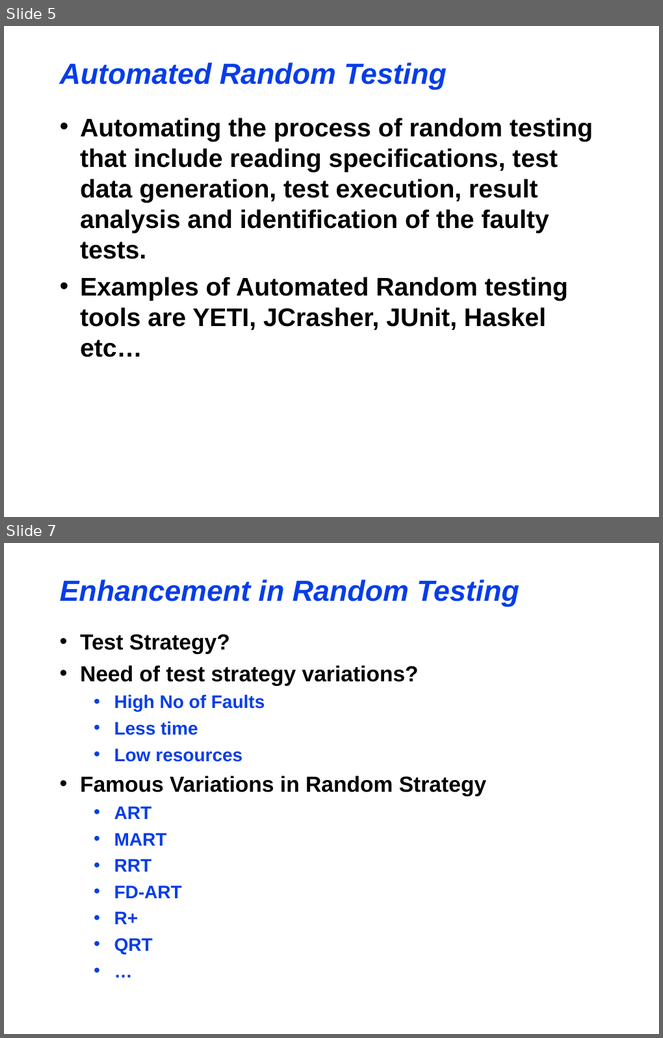
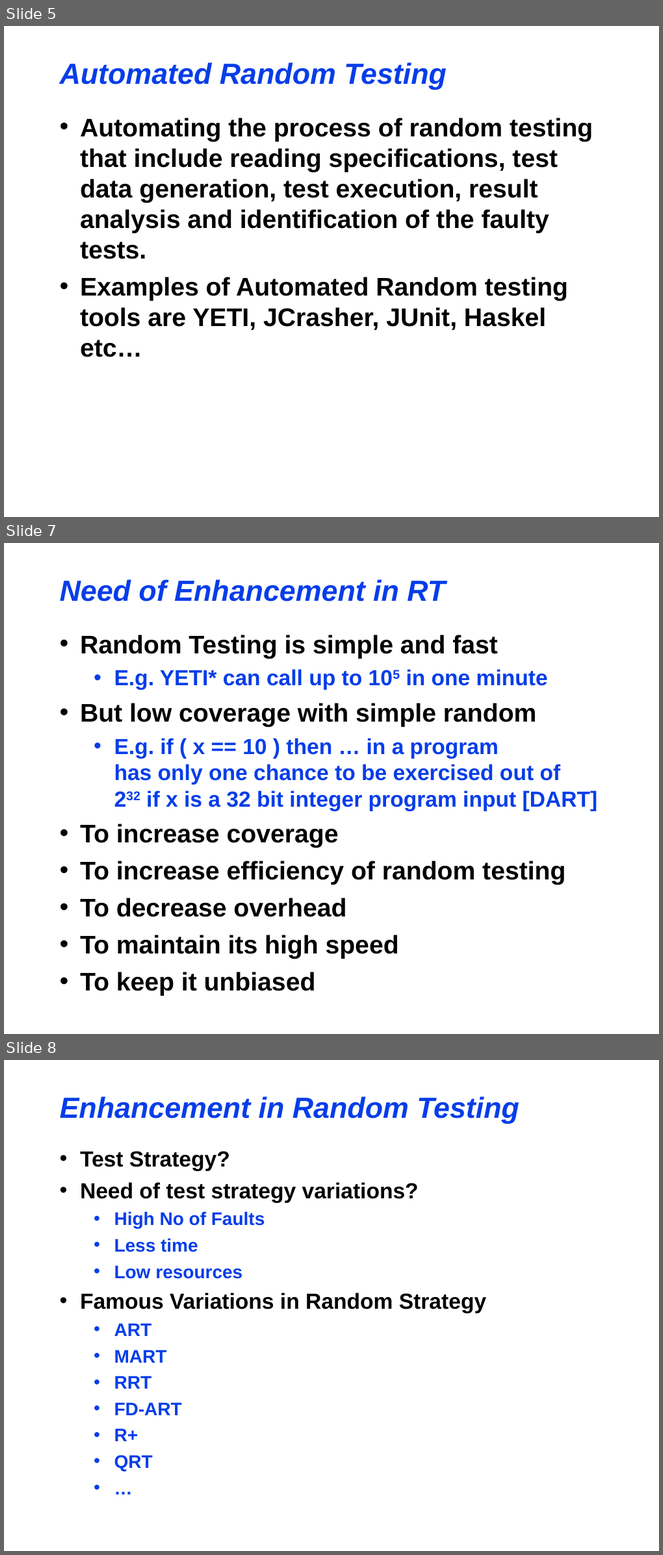
Before and after one commit to maochy/yeti-test, a slide deck: ThesisSeminar/ThesisSeminar.ppt. Shown one above the other, each under a label of ours: slides 5 and 7 before the commit, slides 5, 7 and 8 after it; the slides between them are not shown. The pictures are 663x1038 and 663x1555 pixels, drawn with LibreOffice and Linux fonts; fonts in the diff are those of the drawing. Boxes give left, top, right and bottom in pixels: in the first picture for what was removed or moved away, otherwise in the second. Text is boxed around its words. In the diff, an @@ line names an element or a change of style, - is before the commit and + after.

```diff
--- a/ThesisSeminar/ThesisSeminar.ppt
+++ b/ThesisSeminar/ThesisSeminar.ppt
@@ slide 7 added at [4, 543, 659, 1034], background #FFFFFF @@
@@ title added at [60, 579, 445, 601], 32 pt, text #063DE8, bold, italic @@
+Need of Enhancement in RT
@@ text added at [80, 635, 598, 996], 28 pt, text #000000, bold @@
+• Random Testing is simple and fast
+  • E.g. YETI* can call up to 105 in one minute
+• But low coverage with simple random
+  • E.g. if ( x == 10 ) then … in a program
+    has only one chance to be exercised out of
+    232 if x is a 32 bit integer program input [DART]
+• To increase coverage
+• To increase efficiency of random testing
+• To decrease overhead
+• To maintain its high speed
+• To keep it unbiased
@@ what was slide 7 is now slide 8 @@
```
Also in this commit, not shown: 4 slides changed, 1 slide removed.
